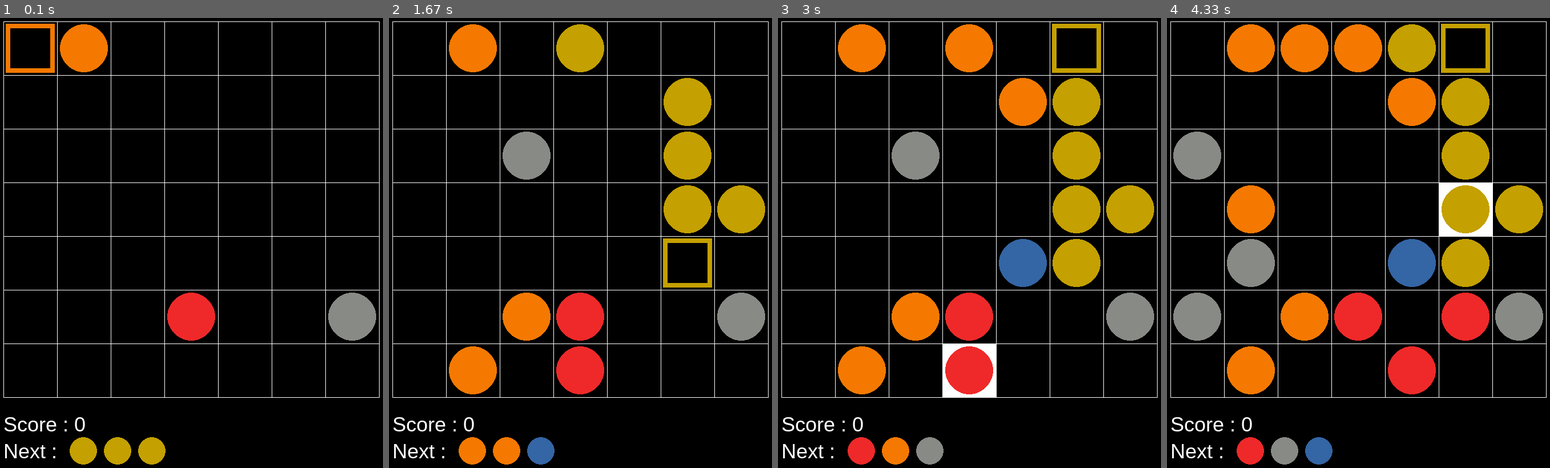
Above: before the commit, frames 1-4 (left to right).
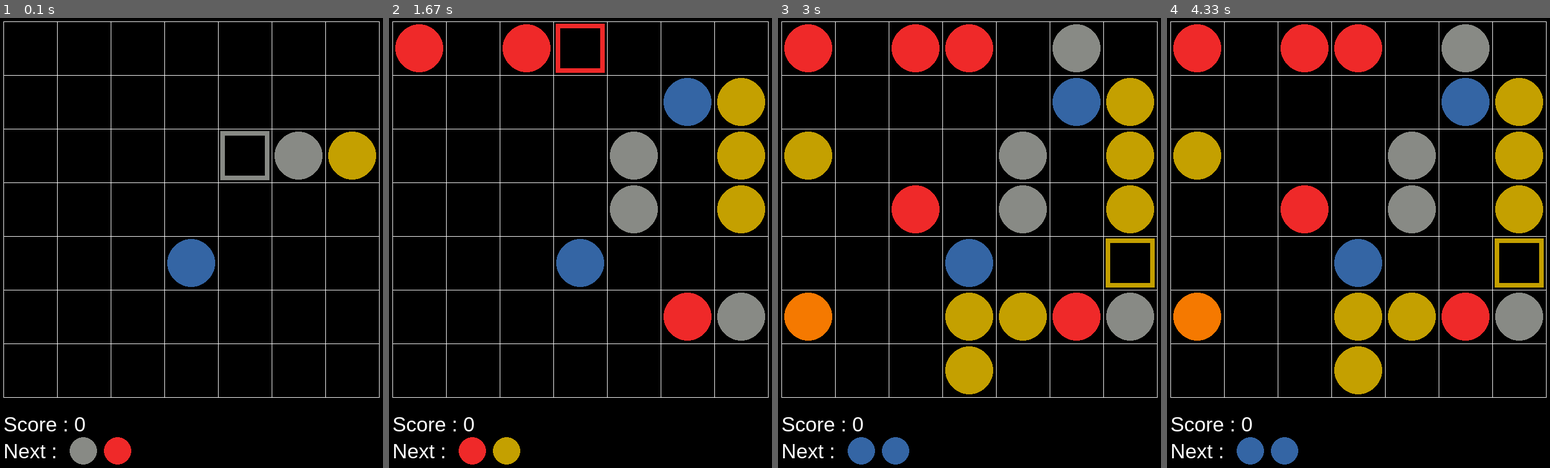
Above: after the commit, the same moments.

Repository: remipannequin/fiver
Game: pygame game, started from fiver.py
Same seed, same stepped clock (60 frames per second), same inputs: the game is played once before the commit and once after it.
Inputs (mouse positions are in pixels of both pictures, inside the frame that each line leads up to):
- Up to frame 1 (0.1 s): no input
- Up to frame 2 (1.67 s): tap Space at 0.33, 0.73, 1.23, 1.57 s
- Up to frame 3 (3 s): click (831, 229) at 2.13 s; click (950, 364) at 2.53 s; click (1069, 315) at 2.93 s
- Up to frame 4 (4.33 s): move the mouse to (1304, 148) at 3.2 s; click (1304, 148) at 3.33 s; move the mouse to (1209, 144) at 3.6 s; click (1209, 144) at 3.73 s; click (1481, 234) at 4.13 s

The runs differ from the first frame. In frame 1, 8.2% of the frame differs, in the area x 1-99%, y 1-100%; in frame 2, 20%; in frame 3, 29%; in frame 4, 31%.

Commit message:
implement new game mode 'distance'

Diff:
--- a/game.py
+++ b/game.py
@@ -3,11 +3,11 @@
 """The main game logic for the five-or-more game
 """
 
-from random import randrange, choice
+import sys
+import random
 from enum import Enum
 import math
 
-from piecegenerator import NextPiecesGenerator
 from board import Board, Direction
 
 __author__="Rémi Pannequin"
@@ -34,6 +34,51 @@
     NONE = 4
 
 
+class NextPiecesGenerator:
+    """Pieces and random pieces generator
+    """
+
+    def __init__(self, n_next_pieces, n_types):
+        """Create a new pieces generator.
+
+        >>> g = NextPiecesGenerator(3,5)
+        >>> g.pieces
+        []
+        >>> g.n_next_pieces
+        3
+        >>> g.n_types
+        5
+
+        """
+        self.pieces = list()
+        self.n_next_pieces = n_next_pieces
+        self.n_types = n_types
+
+
+    def yield_next_piece (self):
+        return random.randrange (self.n_types)
+
+
+    def yield_next_pieces (self):
+        """add n_next_pieces to the queue
+
+        >>> g = NextPiecesGenerator(3,5)
+        >>> l = g.yield_next_pieces()
+        >>> len(g.pieces)
+        3
+        >>> l[0] == g.pieces[0] and l[1] == g.pieces[1] and l[2] == g.pieces[2]
+        True
+        >>> [p >= 0 and p < 5 for p in g.pieces]
+        [True, True, True]
+        """
+        self.pieces.clear ()
+        for i in range(self.n_next_pieces):
+            id = self.yield_next_piece ()
+            self.pieces.append(id)
+        return self.pieces
+
+
+
 class Game:
 
     N_TYPES = 7
@@ -45,28 +90,28 @@
 
     def __init__(self, size = BoardSize.SMALL):
         """Create new instance of a five-or-more game.
-
         >>> g = Game(BoardSize.SMALL)
-
-
-
         """
         self.n_rows = Game.DIFFICULTY[size][0]
         self.n_cols = Game.DIFFICULTY[size][1]
         self.n_types = Game.DIFFICULTY[size][2]
         self.n_next_pieces = Game.DIFFICULTY[size][3]
-
+        self.seed = random.randrange(sys.maxsize)
+        random.seed(self.seed)
         self.n_cells = self.n_rows * self.n_cols
         self.n_filled_cells = 0
         self.score = 0
-        self.status_message = StatusMessage.DESCRIPTION
         self.next_pieces_queue = []
-        self.next_pieces_generator = NextPiecesGenerator (self.n_next_pieces,
+        #if normal mode:
+        #self.next_pieces_generator = NextPiecesGenerator (self.n_next_pieces,
+        #                                                  self.n_types)
+        #if distance mode:
+        self.next_pieces_generator = NextPiecesGenerator (2,
                                                           self.n_types)
+        self.drop_delay = 0
         self.generate_next_pieces ()
         self.board = Board (self.n_rows, self.n_cols)
-        self.fill_board ()
-        self.generate_next_pieces ()
+        self.init_board (3)
         self.trace = []
         self.last_move = None
         self.record_trace()
@@ -74,13 +119,31 @@
 
     def generate_next_pieces(self):
         self.next_pieces_queue = self.next_pieces_generator.yield_next_pieces ()
+        #TODO: use probablity law
+        self.drop_delay = random.randint(0, 3)
+
+
+    def init_board(self, n):
+        """Put n random pieces on the board"""
+        for i in range(n):
+            p = self.next_pieces_generator.yield_next_piece()
+            c = random.choice(self.board.free_cells())
+            self.board.set_piece (c.row, c.col, p)
+            self.n_filled_cells += 1
 
 
     def fill_board (self):
         """remove complete lines, and add next_pieces on the board.
         """
+        #in distance mode, only drop if delay is zero
+        print("delay:%d"%self.drop_delay)
+        if self.drop_delay > 0:
+            return
+
         for piece in self.next_pieces_queue:
-            c = choice(self.board.free_cells())
+            if self.check_game_over ():
+                return
+            c = random.choice(self.board.free_cells())
             self.board.set_piece (c.row, c.col, piece)
 
             inactivate = self.board.get_cell (c.row, c.col).get_all_directions (self.board.grid, Game.N_MATCH)
@@ -89,12 +152,10 @@
                 for cell in inactivate:
                     self.board.set_piece (cell.row, cell.col, None)
                 self.update_score (len(inactivate))
-
             self.n_filled_cells += 1
 
-            if self.check_game_over ():
-                self.status_message = StatusMessage.GAME_OVER
-                return
+        #generate new pieces to replace the ones we just put on the board
+        self.generate_next_pieces ()
 
 
     def update_score (self, n_matched):
@@ -107,33 +168,78 @@
         return False
 
 
-    def next_step (self):
+    def next_step (self, just_scored = False):
         self.record_trace()
-        self.fill_board ()
-        self.generate_next_pieces ()
+        if not just_scored:
+            self.fill_board ()
 
 
     def make_move (self, start_row, start_col, end_row, end_col):
-        #current_path = self.board.find_path (start_row,
-        #                                     start_col,
-        #                                     end_row,
-        #                                     end_col)
-
-        #if current_path is None or len(current_path) == 0:
-        #    status_message = NO_PATH
-        #    return false
+        """Make a move on the board.
+
+        return True if the move could be completed, False otherwise
+
+        In normal mode, after the move is performed, the content of the
+        next pieces queue is randomly added on the board.
+
+        In distance mode, this method returns either if the move is finished,
+        or if a new piece is added on the board.
+
+        """
+        path = self.board.find_path (start_row,
+                                     start_col,
+                                     end_row,
+                                     end_col)
+
+        if path is None or len(path) == 0:
+            #move is impossible, don't do it
+            return
+
+        #record move
         self.last_move = (start_row, start_col, end_row, end_col)
+
+        #evaluate which event (get to destination vs drop) will happen first
+        print("path:%d, delay:%d" % (len(path), self.drop_delay))
+        if len(path) > self.drop_delay:
+            #drop happen first: move to path[self.drop_delay] , then do drop
+            #and continue move if new path is not longer
+            n_moves = self.drop_delay
+            dst = path[n_moves]
+            row = dst.row
+            col = dst.col
+            self.drop_delay = 0
+            finished = False
+        else:
+            #move can be done
+            self.drop_delay -= (len(path))
+            (row, col) = (end_row, end_col)
+            finished = True
+
+        #move to (row, col)
         p = self.board.get_piece(start_row, start_col)
         self.board.set_piece (start_row, start_col, None)
-        self.board.set_piece (end_row, end_col, p)
-        inactivate = self.board.get_cell (end_row, end_col).get_all_directions (self.board.grid, Game.N_MATCH)
+        self.board.set_piece (row, col, p)
+
+        #execute board logic at (row, col)
+        inactivate = self.board.get_cell (row, col).get_all_directions (self.board.grid, Game.N_MATCH)
         if len(inactivate) > 0:
             self.n_filled_cells -= len(inactivate)
             for cell in inactivate:
                 self.board.set_piece (cell.row, cell.col, None)
             self.update_score (len(inactivate))
-        else:
-            self.next_step()
+
+        #proceed to fill board
+        self.next_step(len(inactivate) > 0)
+
+        #if not finished, evaluate new path
+        if not finished: #todo check piece still exists
+            new_path = self.board.find_path (row,
+                                     col,
+                                     end_row,
+                                     end_col)
+            print("move not finished (%d, %d, %d)" % (len(new_path), n_moves, len(path)))
+            if len(new_path) + n_moves <= len(path):
+                self.make_move(row, col, end_row, end_col)
 
 
     def record_trace(self):
--- a/piecegenerator.py
+++ /dev/null
@@ -1,61 +0,0 @@
-#!/usr/bin/env python
-# -*- coding: utf-8 -*-
-"""Pieces and random pieces generator
-"""
-
-from random import randrange
-
-__author__="Rémi Pannequin"
-__copyright__ = "Copyright 2020"
-__credits__ = ["Rémi Pannequin"]
-__license__ = "GPL"
-__maintainer__ = "Rémi Pannequin"
-__email__ = "remi.pannequin@gmail.com"
-__status__ = "Development"
-
-class NextPiecesGenerator:
-
-
-    def __init__(self, n_next_pieces, n_types):
-        """Create a new pieces generator.
-
-        >>> g = NextPiecesGenerator(3,5)
-        >>> g.pieces
-        []
-        >>> g.n_next_pieces
-        3
-        >>> g.n_types
-        5
-
-        """
-        self.pieces = list()
-        self.n_next_pieces = n_next_pieces
-        self.n_types = n_types
-
-
-    def _yield_next_piece (self):
-        return randrange (self.n_types)
-
-
-    def yield_next_pieces (self):
-        """add n_next_pieces to the queue
-
-        >>> g = NextPiecesGenerator(3,5)
-        >>> l = g.yield_next_pieces()
-        >>> len(g.pieces)
-        3
-        >>> l[0] == g.pieces[0] and l[1] == g.pieces[1] and l[2] == g.pieces[2]
-        True
-        >>> [p >= 0 and p < 5 for p in g.pieces]
-        [True, True, True]
-        """
-        self.pieces.clear ()
-        for i in range(self.n_next_pieces):
-            id = self._yield_next_piece ()
-            self.pieces.append(id)
-        return self.pieces
-
-
-if __name__=='__main__':
-    import doctest
-    doctest.testmod()
